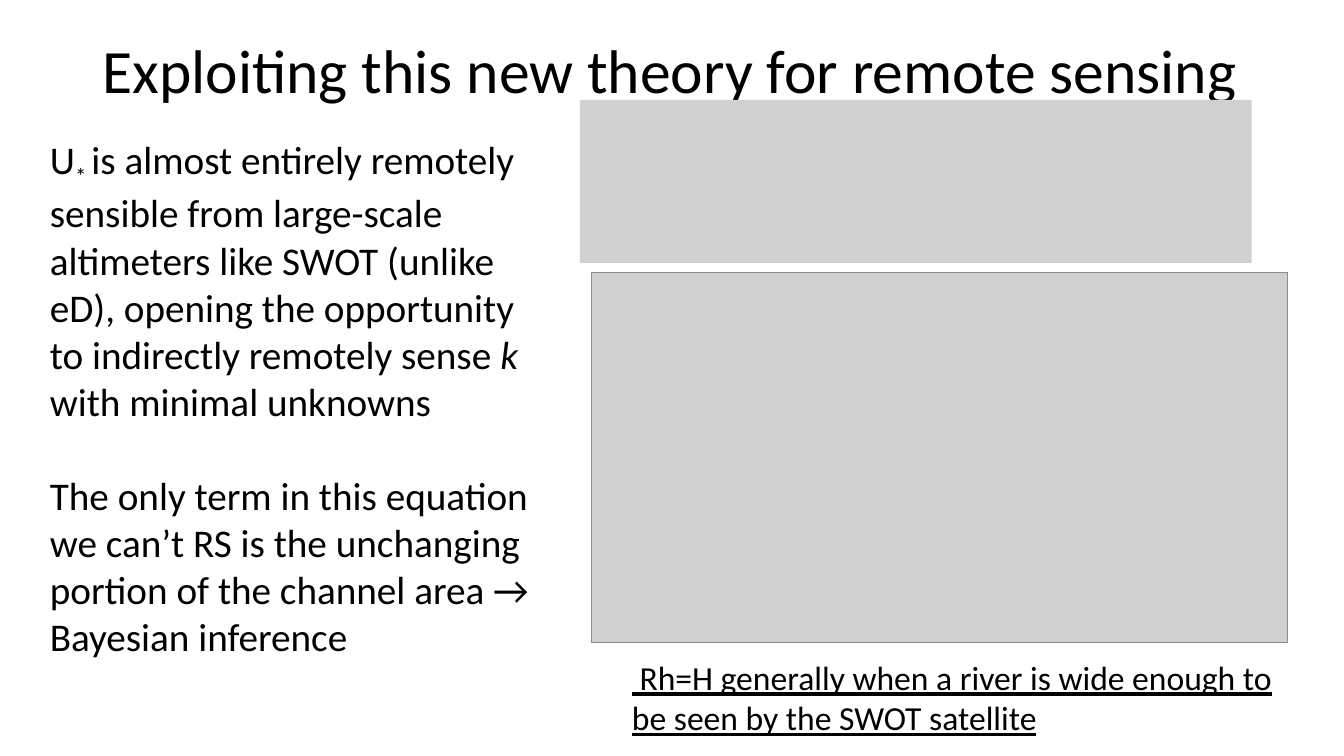
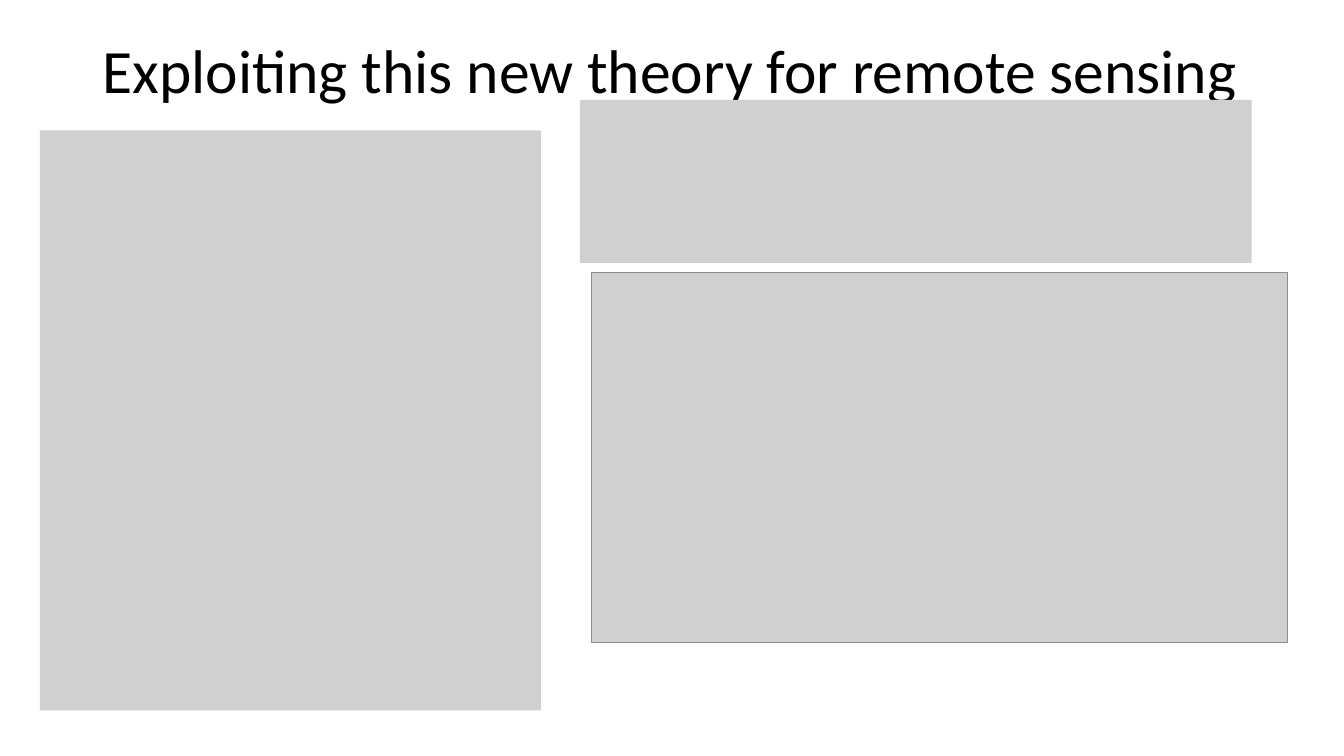
Before and after one commit to craigbrinkerhoff/RSK600, a slide deck: slide 8 of storyboard_6_15.pptx (slide 7 before the commit). Drawn at 1344x756 pixels with LibreOffice and Linux fonts; fonts in the diff are those of the drawing; grey boxes stand for pictures. Boxes give left, top, right and bottom in pixels: in the first picture for what was removed or moved away, otherwise in the second. Text is boxed around its words. In the diff, an @@ line names an element or a change of style, - is before the commit and + after.

```diff
--- a/storyboard_6_15.pptx
+++ b/storyboard_6_15.pptx
@@ picture added at box(40, 130, 541, 711) @@
@@ text removed at box(50, 146, 528, 658) @@
-U* is almost entirely remotely sensible from large-scale altimeters like SWOT (unlike eD), opening the opportunity to indirectly remotely sense k with minimal unknowns
-The only term in this equation we can’t RS is the unchanging portion of the channel area → Bayesian inference
@@ text removed at box(632, 666, 1272, 736) @@
-Rh=H generally when a river is wide enough to be seen by the SWOT satellite
```
Also in this commit, not shown: 5 other slides changed, 1 slide added, 1 other file.
